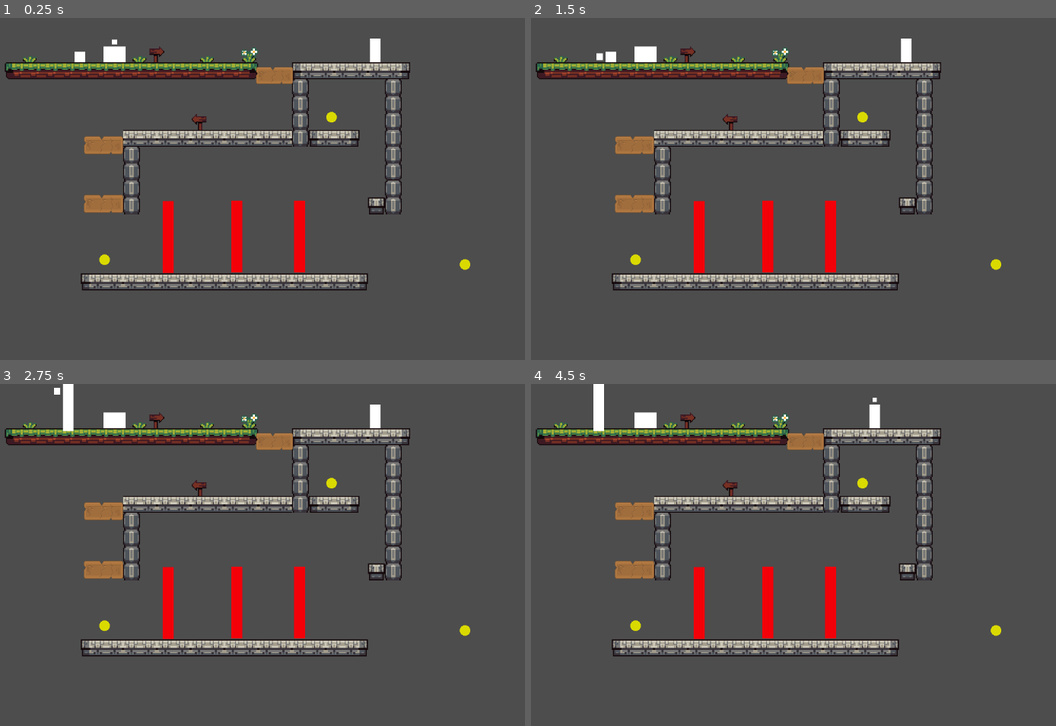
Above: before the commit, frames 1-4 (two rows, left to right).
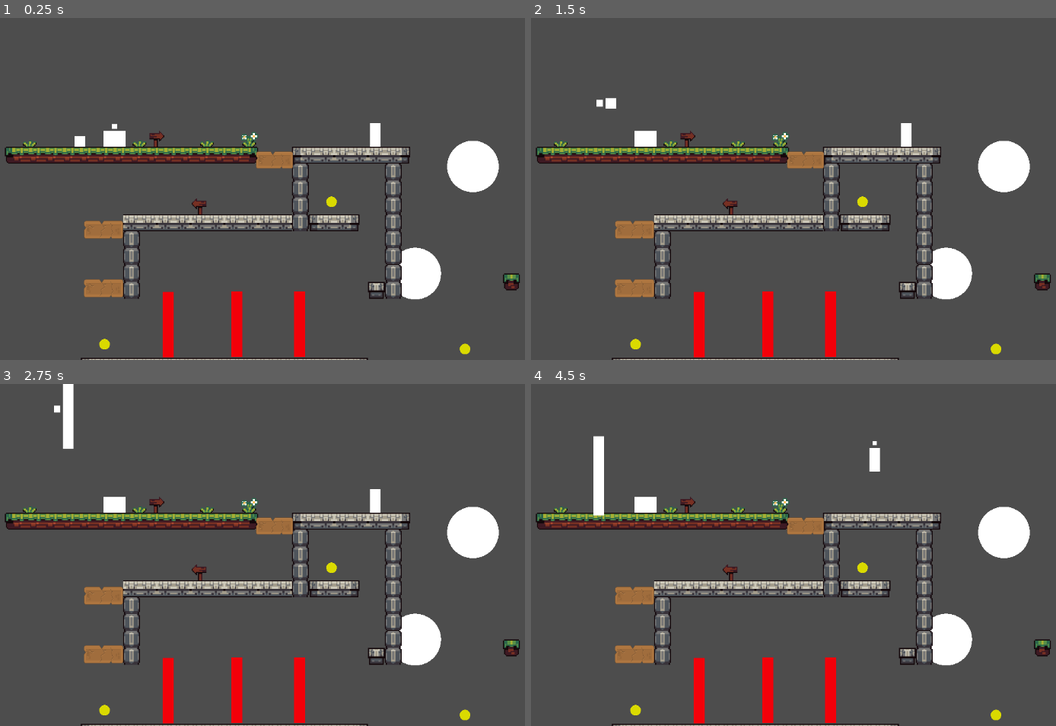
Above: after the commit, the same moments.

Repository: sighyuel/The-Cursed-Little-Pigs
Game: Godot game, scene res://test-stuff/levels/test-level.tscn
The game is run twice, just before and just after one commit, with the same random seed, the same clock (stepped at 60 frames per second) and the same inputs.
Inputs:
- Up to frame 1 (0.25 s): no input
- Up to frame 2 (1.5 s): tap Enter at 0.5 s; hold C (Right Bumper) from 0.53 s (still down); tap Space (A, bound only after the commit) at 0.6, 1.25 s; tap Z (B, bound only after the commit) at 0.8, 1.35 s
- Up to frame 3 (2.75 s): tap X (Y) at 1.55 s; tap Enter at 2 s; release C (Right Bumper) at 2.03 s; hold Left (ui_left) from 2.03 s (still down); hold X (Y) from 2.03 s (still down); tap Space (A, bound only after the commit) at 2.3 s
- Up to frame 4 (4.5 s): release Left (ui_left) at 2.78 s; release X (Y) at 2.78 s; hold C (Right Bumper) 2.78-4.28 s; tap Space (A, bound only after the commit) at 2.85 s; tap Z (B, bound only after the commit) at 3.05, 3.6 s; hold X (Y) 3.53-4.28 s; hold Left (ui_left) from 4.28 s (still down); tap X (Y) at 4.35 s

The runs differ from the first frame. In frame 1, 23% of the frame differs, in the area x 0-99%, y 6-100%; in frame 2, 23%; in frame 3, 23%; in frame 4, 23%, in the area x 0-99%, y 0-100%.

Commit message:
Test level complete
- Added circle saw scene and script

- Adjusted perry so that when he resets he adjusts his position to the top of him

Diff:
--- a/test-project/project.godot
+++ b/test-project/project.godot
@@ -18,10 +18,6 @@
 run/main_scene="uid://h0av8kw4uam5"
 config/features=PackedStringArray("4.6", "Forward Plus")
 config/icon="res://picture of john godot/icon.svg"
-
-[autoload]
-
-Global_Variables="*uid://c76uokgfhvm1j"
 
 [file_customization]
 
@@ -51,11 +47,13 @@
 B={
 "deadzone": 0.2,
 "events": [Object(InputEventJoypadButton,"resource_local_to_scene":false,"resource_name":"","device":-1,"button_index":1,"pressure":0.0,"pressed":true,"script":null)
+, Object(InputEventKey,"resource_local_to_scene":false,"resource_name":"","device":-1,"window_id":0,"alt_pressed":false,"shift_pressed":false,"ctrl_pressed":false,"meta_pressed":false,"pressed":false,"keycode":0,"physical_keycode":90,"key_label":0,"unicode":122,"location":0,"echo":false,"script":null)
 ]
 }
 A={
 "deadzone": 0.2,
 "events": [Object(InputEventJoypadButton,"resource_local_to_scene":false,"resource_name":"","device":-1,"button_index":0,"pressure":0.0,"pressed":true,"script":null)
+, Object(InputEventKey,"resource_local_to_scene":false,"resource_name":"","device":-1,"window_id":0,"alt_pressed":false,"shift_pressed":false,"ctrl_pressed":false,"meta_pressed":false,"pressed":false,"keycode":0,"physical_keycode":32,"key_label":0,"unicode":32,"location":0,"echo":false,"script":null)
 ]
 }
 
--- /dev/null
+++ b/test-project/scenes/Level Object Scenes/circle saw.tscn
@@ -0,0 +1,21 @@
+[gd_scene format=3 uid="uid://bcb2xewaflgml"]
+
+[ext_resource type="Script" uid="uid://wtau3joakgub" path="res://scripts/Level Objects/circle_saw.gd" id="1_13jwt"]
+
+[sub_resource type="CircleShape2D" id="CircleShape2D_22jcu"]
+
+[sub_resource type="SphereMesh" id="SphereMesh_13jwt"]
+
+[node name="CircleSaw" type="Area2D" unique_id=504590791]
+collision_mask = 2
+script = ExtResource("1_13jwt")
+
+[node name="CollisionShape2D" type="CollisionShape2D" parent="." unique_id=1825341653]
+shape = SubResource("CircleShape2D_22jcu")
+
+[node name="MeshInstance2D" type="MeshInstance2D" parent="." unique_id=24263228]
+position = Vector2(8.046627e-07, 3.9041042e-06)
+scale = Vector2(20.02268, 20.000008)
+mesh = SubResource("SphereMesh_13jwt")
+
+[connection signal="body_entered" from="." to="." method="_on_body_entered"]
--- a/test-project/scripts/Classes/character_class.gd
+++ b/test-project/scripts/Classes/character_class.gd
@@ -29,6 +29,7 @@
 var dale_ground_pounding = false
 var on_ladder: bool = false
 var coin_counter = 0
+var tree_reset_height = 60
 
 
 func _ready():
@@ -76,11 +77,13 @@
 		tree_mode_activated = true
 
 func _perry_reset():
-	if Input.is_action_just_pressed("B"):
+	if Input.is_action_just_pressed("B") and tree_mode_activated:
 		mesh.scale.y = 19.75
 		charCol.scale.y = 1
 		acceleration = 5
 		JUMP_VELOCITY = 300.0
+		global_position.y -= tree_reset_height
+		tree_mode_activated = false
 
 #our favorite pig(dale)'s abilities
 func _dale_slam():
--- /dev/null
+++ b/test-project/scripts/Level Objects/circle_saw.gd
@@ -0,0 +1,7 @@
+extends Area2D
+
+
+
+func _on_body_entered(body: Node2D) -> void:
+	if body is character:
+		get_tree().call_deferred("reload_current_scene")# Replace with function body.
--- a/test-project/test-stuff/levels/test-level.tscn
+++ b/test-project/test-stuff/levels/test-level.tscn
@@ -6,8 +6,10 @@
 [ext_resource type="PackedScene" uid="uid://dhco13nrbojub" path="res://scenes/Character Scenes/perry.tscn" id="4_4q5fk"]
 [ext_resource type="PackedScene" uid="uid://bc6p2763amolp" path="res://scenes/Character Scenes/dale.tscn" id="5_7x2h6"]
 [ext_resource type="PackedScene" uid="uid://c8c0bdpifhdkg" path="res://scenes/Character Scenes/may.tscn" id="6_4oln7"]
-[ext_resource type="PackedScene" uid="uid://caygxpvg85prd" path="res://scenes/Level Object Scenes/Collectible-Key.tscn" id="7_mhhr2"]
+[ext_resource type="PackedScene" path="res://scenes/Level Object Scenes/Collectible-Key.tscn" id="7_mhhr2"]
 [ext_resource type="PackedScene" uid="uid://lot82cr82vef" path="res://test-stuff/scenes/pogo.tscn" id="8_j7nd3"]
+[ext_resource type="PackedScene" uid="uid://bcb2xewaflgml" path="res://scenes/Level Object Scenes/circle saw.tscn" id="9_4q5fk"]
+[ext_resource type="PackedScene" uid="uid://dv5o6w3dq7fij" path="res://scenes/Level Object Scenes/ladder.tscn" id="10_7x2h6"]
 
 [sub_resource type="TileSetAtlasSource" id="TileSetAtlasSource_5klk1"]
 texture = ExtResource("1_iul4n")
@@ -1973,7 +1975,7 @@
 
 [node name="Foreground" type="TileMapLayer" parent="TileMapLayers" unique_id=1674386277]
 texture_filter = 1
-tile_map_data = PackedByteArray("AADl//L/AAAJAAMAAADm//L/AAA …(4640 unchanged characters)… WAAUAAADv/wEAAAAXAAQAAADv/wIAAAAXAAUAAAA=")
+tile_map_data = PackedByteArray("AADl//L/AAAJAAMAAADm//L/AAA …(4640 unchanged characters)… WAAUAAADv/wEAAAAXAAQAAADv/wIAAAAXAAUAAAAbAAAAAAACAAAAAAAbAAEAAAACAAEAAAAcAAAAAAADAAAAAAAcAAEAAAADAAEAAAA=")
 tile_set = SubResource("TileSet_lvb6n")
 
 [node name="Spikes" parent="TileMapLayers" unique_id=639613534 instance=ExtResource("2_iul4n")]
@@ -2000,12 +2002,15 @@
 [node name="Collectibles" type="Node2D" parent="." unique_id=475702364]
 
 [node name="CollectibleKey" parent="Collectibles" unique_id=1180161614 instance=ExtResource("7_mhhr2")]
+unique_name_in_owner = true
 position = Vector2(-323, 134)
 
 [node name="CollectibleKey2" parent="Collectibles" unique_id=1446221064 instance=ExtResource("7_mhhr2")]
+unique_name_in_owner = true
 position = Vector2(107, -136)
 
 [node name="CollectibleKey3" parent="Collectibles" unique_id=771255022 instance=ExtResource("7_mhhr2")]
+unique_name_in_owner = true
 position = Vector2(360, 143)
 
 [node name="Characters" type="Node2D" parent="." unique_id=1543113413]
@@ -2027,14 +2032,31 @@
 health = 0
 
 [node name="Camera2D" type="Camera2D" parent="." unique_id=777209548]
+offset = Vector2(0, -160.32)
 
 [node name="Kill Zones" type="Node2D" parent="." unique_id=1813017139]
 
 [node name="Pogo" parent="Kill Zones" unique_id=1144140681 instance=ExtResource("8_j7nd3")]
+unique_name_in_owner = true
 position = Vector2(-203, 149)
 
 [node name="Pogo2" parent="Kill Zones" unique_id=139557408 instance=ExtResource("8_j7nd3")]
+unique_name_in_owner = true
 position = Vector2(-73, 148)
 
 [node name="Pogo3" parent="Kill Zones" unique_id=1514232858 instance=ExtResource("8_j7nd3")]
+unique_name_in_owner = true
 position = Vector2(46, 148)
+
+[node name="CircleSaw" parent="Kill Zones" unique_id=504590791 instance=ExtResource("9_4q5fk")]
+unique_name_in_owner = true
+z_index = -1
+position = Vector2(265.55, 0)
+scale = Vector2(4.9, 4.9)
+
+[node name="CircleSaw2" parent="Kill Zones" unique_id=9222628 instance=ExtResource("9_4q5fk")]
+position = Vector2(375, -203)
+scale = Vector2(4.88, 4.88)
+
+[node name="Ladder" parent="." unique_id=185563685 instance=ExtResource("10_7x2h6")]
+position = Vector2(-97, -246)
--- a/test-project/test-stuff/scenes/pogo.tscn
+++ b/test-project/test-stuff/scenes/pogo.tscn
@@ -1,9 +1,9 @@
 [gd_scene format=3 uid="uid://lot82cr82vef"]
 
-[ext_resource type="Script" uid="uid://c8ndm0x2dmt4t" path="res://test-stuff/scripts/pogo.gd" id="1_smoeh"]
+[ext_resource type="Script" path="res://test-stuff/scripts/pogo.gd" id="1_smoeh"]
 
 [sub_resource type="RectangleShape2D" id="RectangleShape2D_ekvec"]
-size = Vector2(21, 136)
+size = Vector2(21, 124)
 
 [sub_resource type="BoxMesh" id="BoxMesh_ekvec"]
 
@@ -20,12 +20,12 @@
 script = ExtResource("1_smoeh")
 
 [node name="CollisionShape2D" type="CollisionShape2D" parent="." unique_id=1642011174]
-position = Vector2(0.5, -58)
+position = Vector2(0.5, -52)
 shape = SubResource("RectangleShape2D_ekvec")
 
 [node name="MeshInstance2D" type="MeshInstance2D" parent="." unique_id=1611983361]
-position = Vector2(0.5, -58)
-scale = Vector2(21, 136)
+position = Vector2(0.5, -52.000004)
+scale = Vector2(21, 124.00001)
 mesh = SubResource("BoxMesh_ekvec")
 texture = SubResource("GradientTexture1D_go4l1")
 
Not shown, added: test-project/scripts/Level Objects/circle_saw.gd.uid
